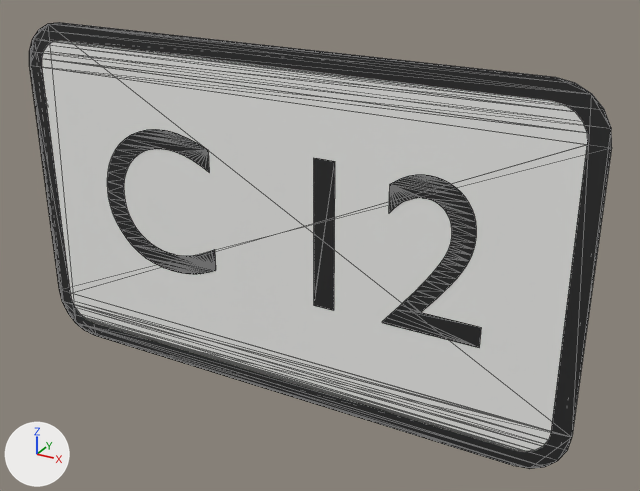
The glTF model panneaux/07_E_identification_voirie/E44.glb, before and after one commit.
Rendered twice from a camera (50 mm lens) standing at (0.348, -0.56, 0.278) and looking at (0.033, 0.013, -0.008). Lighting does not change. The marker at lower left points along +X, +Y and +Z. The older version comes first. Mesh edges are drawn as thin lines. Where no turn or scale is listed for an object, it has been applied to the vertices. Vertices at exactly the same position are counted once.

Names of what the first picture shows: 'E44_cadre00', 'E44_fond01', 'E44_txt02' and 1 more.
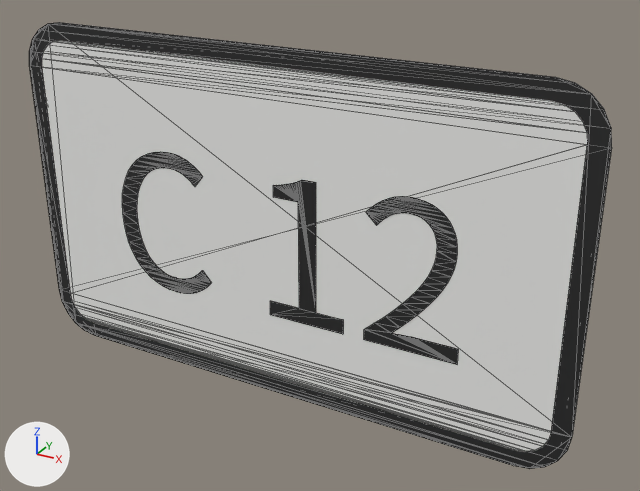
What differs and where, as boxes (x1, y1, x2, y2) in the pictures (640 x 491 px):
```json
{"object": "E44_txt02", "change": "reshaped", "before": [107, 129, 481, 347], "after": [122, 152, 458, 365], "on screen": "10% narrower"}
{"part": 1, "of": "me_t_071", "change": "rebuilt", "before": [107, 129, 216, 274], "after": [122, 152, 211, 294], "on screen": "18% narrower"}
{"part": 2, "of": "me_t_071", "change": "rebuilt", "before": [382, 174, 481, 347], "after": [364, 196, 458, 365]}
{"part": 3, "of": "me_t_071", "change": "added", "after": [270, 180, 343, 334], "on screen": "black"}
{"part": 4, "of": "me_t_071", "change": "deleted", "before": [314, 158, 335, 310], "on screen": "black"}
```

Edits to the scene script, one JSON object a line:
```json
{"block": "me_t_071", "where": "# used by ob_e44_txt02; location = (0.0, -0.0023, 0.0)"}
{"op": "remove", "block": "me_t_071", "code": "me_t_071.from_pydata(...)  # 382 vertices, 752 faces; spans x -0.173..0.176, y 0.0, z -0.057..0.072"}
{"op": "add", "block": "me_t_071", "code": "me_t_071.from_pydata(...)  # 418 vertices, 824 faces; spans x -0.158..0.16, y 0.0, z -0.077..0.053"}
{"block": "me_t_071", "change": "me_t_071 part 1: the loose piece of 196 vertices spanning x -0.173..-0.06, y 0.0, z -0.057..0.072 is rebuilt with 196 vertices and now spans x -0.158..-0.065, y 0.0, z -0.077..0.053"}
{"block": "me_t_071", "change": "me_t_071 part 2: the loose piece of 178 vertices spanning x 0.097..0.176, y 0.0, z -0.055..0.072 is rebuilt with 178 vertices and now spans x 0.08..0.16, y 0.0, z -0.074..0.053"}
{"block": "me_t_071", "change": "me_t_071 part 3: a new loose piece of 44 vertices spanning x -0.006..0.062, y 0.0, z -0.074..0.051, in mat_noir_pictogramme (black #272727)"}
{"block": "me_t_071", "change": "me_t_071 part 4: the loose piece of 8 vertices spanning x 0.036..0.054, y 0.0, z -0.055..0.07 is deleted"}
```
